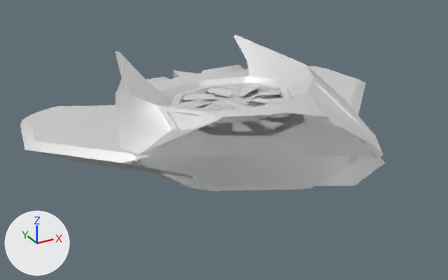
What one commit did to the glTF model glb/legaca.glb.
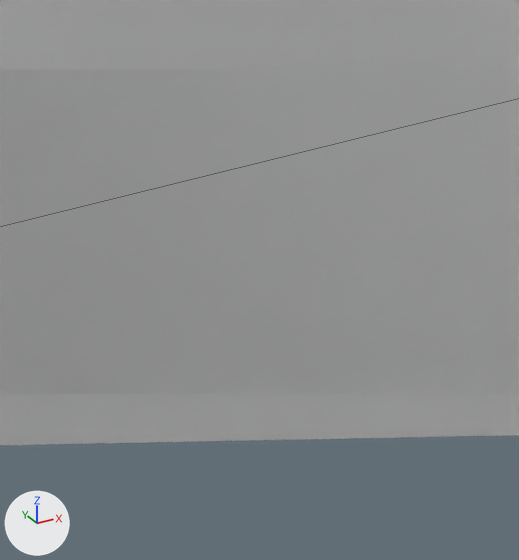
Each version appears first whole from a camera (50 mm lens) standing at (-40.0, -62.2, 37.1) and looking at (-4.6, 2.1, 4.9), and next in a close-up on the part from 51% to 62% of the width and 54% to 72% of the height. Lighting does not change. The marker at lower left points along +X, +Y and +Z. The first two pictures are the older version. The close-ups show mesh edges as thin lines. Everything nearer to the camera than a plane just in front of the edit is cut away. Where no turn or scale is listed for an object, it has been applied to the vertices.

Names of what the first close-up shows: 'chassis'.
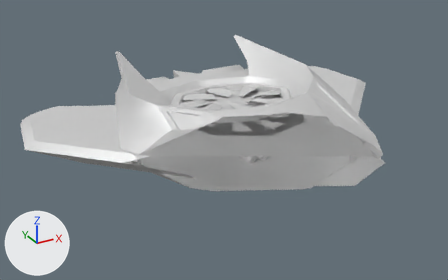
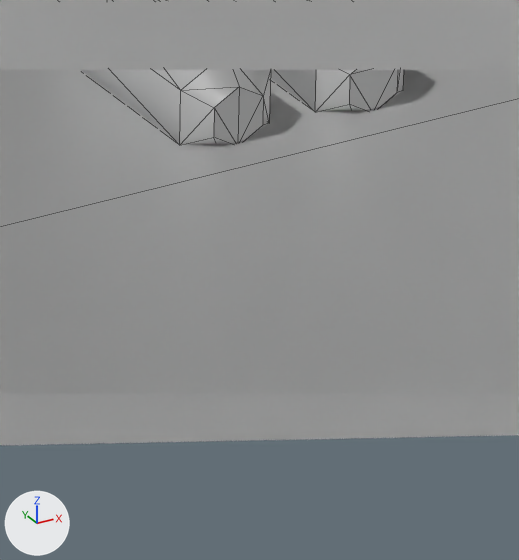
The change, as JSON lines over the scene's bpy script:
```json
{"op": "add", "block": "me_nanobarrels", "code": ["me_nanobarrels = bpy.data.meshes.new('nanoBarrels')", "me_nanobarrels.from_pydata(...)  # 36 vertices, 56 faces; spans x -2.51..0.62, y -1.03..3.15, z -0.72..0.72", "me_nanobarrels.materials.append(mat_s3o_default)  # white #e7e7e7"]}
{"op": "set", "path": "ob_nanobarrels", "old": "bpy.data.objects.new('nanoBarrels', None)", "new": "bpy.data.objects.new('nanoBarrels', me_nanobarrels)"}
```

What differs and where, as boxes [x1, y1, x2, y2] in the close-ups (519 x 560 px):
```json
{"object": "nanoBarrels", "change": "now drawn", "after": [81, 70, 404, 144]}
```
